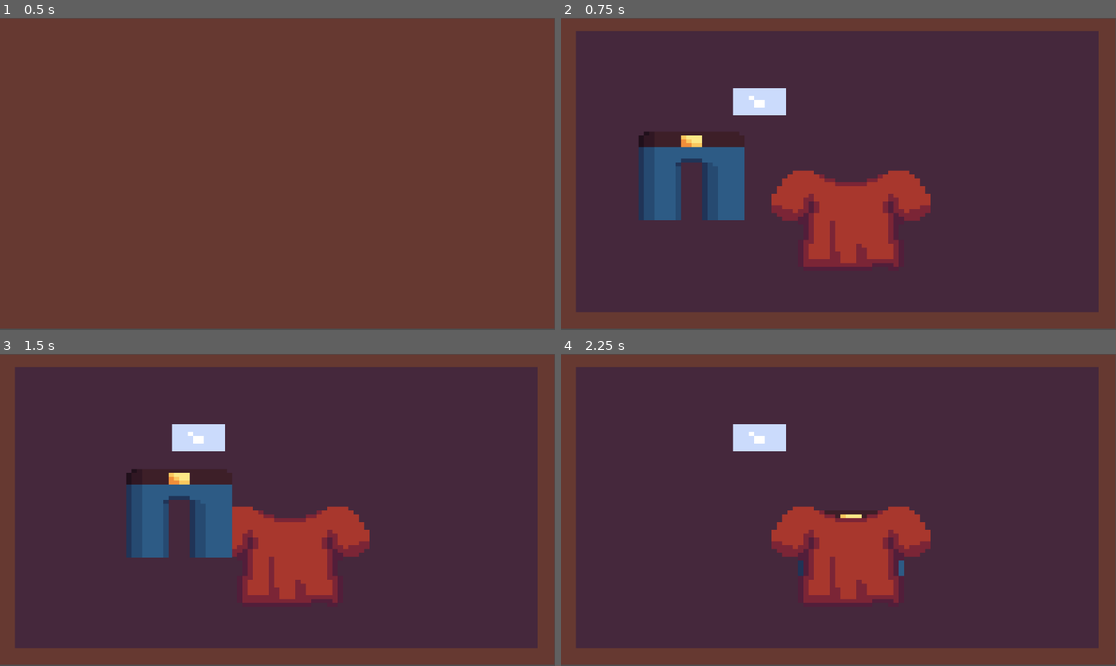
Above: before the commit, frames 1-4 (two rows, left to right).
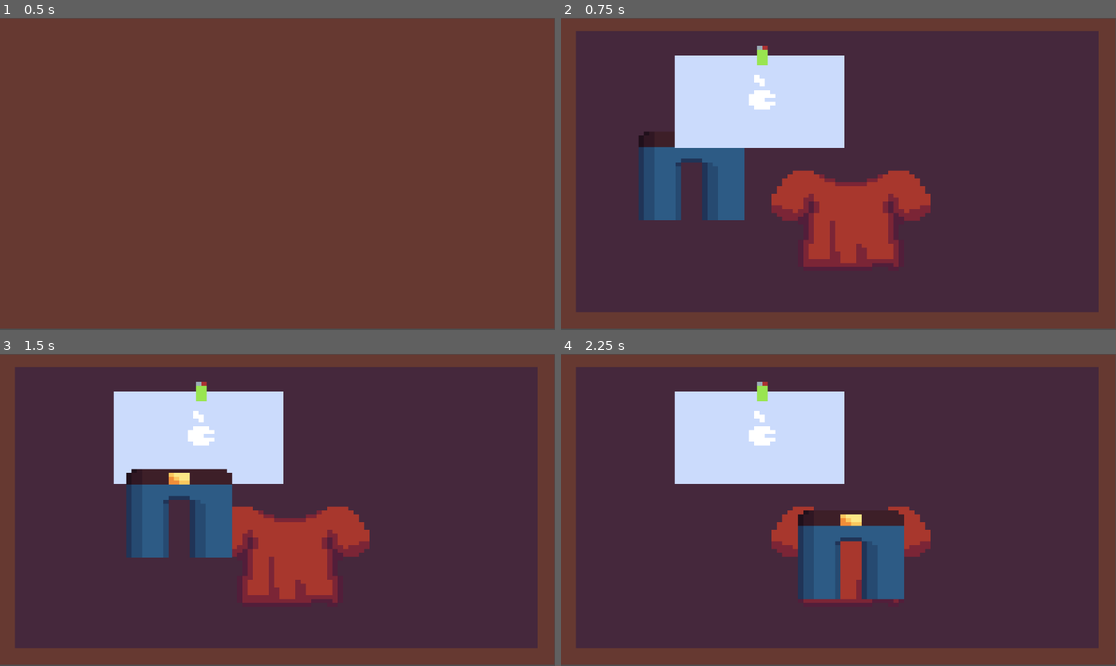
Above: after the commit, the same moments.

Repository: PotatoJson/Prototype-3-Luggage
Game: Godot game, scene res://scenes/main.tscn
Same seed, same stepped clock (60 frames per second), same inputs: the game is played once before the commit and once after it.
Inputs (mouse positions are in pixels of both pictures, inside the frame that each line leads up to):
- Up to frame 1 (0.5 s): no input
- Up to frame 2 (0.75 s): tap Enter at 0.5 s; drag from (838, 170) to (894, 105) at 0.52 s
- Up to frame 3 (1.5 s): tap Space at 1.25 s; drag from (133, 503) to (277, 506) at 1.27 s
- Up to frame 4 (2.25 s): move the mouse to (849, 544) at 2.02 s; click (849, 544) at 2.17 s

Frame 1 is identical in both runs. In frame 2, 8.5% of the frame differs, in the area x 20-52%, y 8-42%; in frame 3, 7.6%; in frame 4, 13%, in the area x 20-62%, y 8-79%.

Commit message:
updated textures and fixed item layering

Diff:
--- a/scripts/Item.gd
+++ b/scripts/Item.gd
@@ -3,20 +3,37 @@
 
 class_name Item
 
+# --- Static variables (shared by all items) ---
+static var item_currently_dragged = null
+static var current_top_z = 1 # Tracks the "top" of the pile
+
+# --- This item's variables ---
 var is_being_dragged = false
+
+func _ready():
+	# Give each item a unique starting layer
+	z_index = current_top_z
+	current_top_z += 1
 
 func _input_event(viewport, event, shape_idx):
 	if event is InputEventMouseButton and event.button_index == MOUSE_BUTTON_LEFT:
-		is_being_dragged = event.is_pressed()
 
-		if is_being_dragged:
-			# When picked up, set z_index high so it draws on top.
-			z_index = 10
+		if event.is_pressed():
+			# --- PICK UP LOGIC ---
+			if item_currently_dragged == null:
+				is_being_dragged = true
+				item_currently_dragged = self
+
+				# Bring this item to the very top of the pile
+				current_top_z += 1
+				z_index = current_top_z
+
 		else:
-			# When dropped, set z_index back to normal.
-			z_index = 1 # Note: This doesn't remember its original z-index
+			# --- DROP LOGIC ---
+			if is_being_dragged:
+				is_being_dragged = false
+				item_currently_dragged = null
 
 func _process(delta):
-	# If the item is being dragged, make it follow the mouse cursor.
 	if is_being_dragged:
 		global_position = get_global_mouse_position()
--- a/scripts/Luggage.gd
+++ b/scripts/Luggage.gd
@@ -1,5 +1,4 @@
 # Luggage.gd
-# This script only handles opening the luggage and spawning the items.
 extends Area2D
 
 const ITEM_SCENE = preload("res://scenes/Item.tscn")
@@ -52,7 +51,7 @@
 		var random_texture_path = common_items.pick_random()
 		spawn_item(random_texture_path)
 
-	if randf() < 0.5:
+	if randf() < 1:
 		var random_texture_path = rare_items.pick_random()
 		spawn_item(random_texture_path)
 
Binary file changed: assets/Knife.png
Not shown, changed: assets/Knife.png.import
Binary file changed: assets/Laptop.png
Not shown, changed: assets/Laptop.png.import
Binary file changed: assets/Water.png
Not shown, changed: assets/Water.png.import
